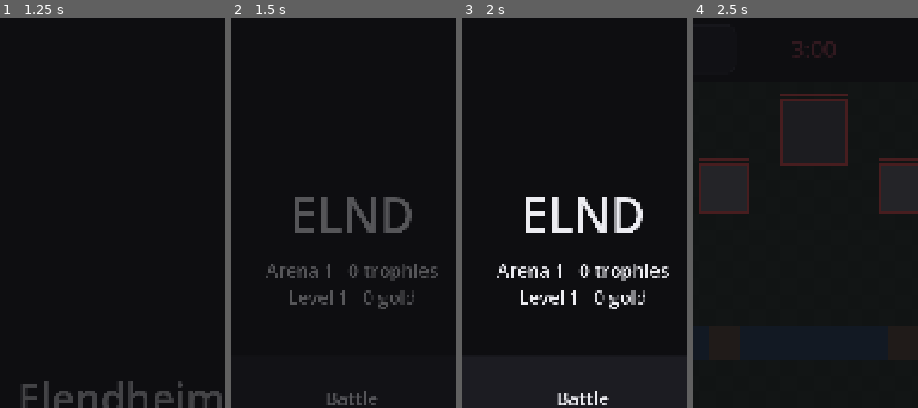
Above: before the commit, frames 1-4 (left to right).
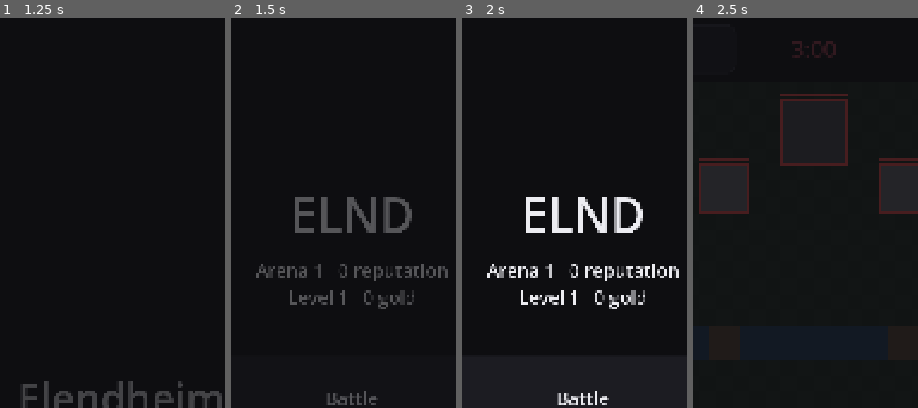
Above: after the commit, the same moments.

Repository: HenryElendheim/ELND
Game: Godot game, scene res://scenes/splash.tscn
The game is run twice, just before and just after one commit, with the same random seed, the same clock (stepped at 60 frames per second) and the same inputs.
Inputs (mouse positions are % of the whole screen's width and height, from its top left):
- Up to frame 1 (1.25 s): tap Enter at 0.5 s; move the mouse to (72, 44) at 0.52 s; click (72, 44) at 0.67 s
- Up to frame 2 (1.5 s): drag from (30, 54) to (45, 69) at 1.27 s
- Up to frame 3 (2 s): no input
- Up to frame 4 (2.5 s): click "Battle" at 2 s
The pictures show only the part of the screen within x 23-73%, y 0-50%; the shares and areas given below are measured in that part.

Frame 1 is identical in both runs. In frame 2, 1.3% of the frame differs, in the area x 11-97%, y 63-68%; in frame 3, 1.6%; in frame 4, nothing differs.

Commit message:
Rename trophies to reputation and Chain to The Chain, add card search to neutralizing
Reputation is your standing around the ELND Foundation. Older saves, backups
and balance files still holding trophies get moved over when they load, so
nobody loses progress.

Admin Mode now neutralizes cards through a search box and category buttons
(troop, building, spell, flying, ranged, rarity, class and so on), with
Neutralize shown and Restore shown for whole groups. It always leaves enough
playable cards for a hand, one of them a troop.

Builds also run for any testing-* branch now.

Diff:
--- a/data/cards.json
+++ b/data/cards.json
@@ -354,7 +354,7 @@
 		},
 		"chain": {
 			"number": 11,
-			"name": "Chain",
+			"name": "The Chain",
 			"class": "CLAM",
 			"threat": 1,
 			"unlock_arena": 1,
--- a/data/progression.json
+++ b/data/progression.json
@@ -1,5 +1,5 @@
 {
-	"trophies": {
+	"reputation": {
 		"win": 30,
 		"loss": -15,
 		"per_arena": 400
@@ -19,5 +19,5 @@
 		"copies_per_level_step": 3,
 		"starting_copies": 1
 	},
-	"road_top_trophies": 4000
+	"road_top_reputation": 4000
 }
--- a/scenes/admin.gd
+++ b/scenes/admin.gd
@@ -5,18 +5,24 @@
 const SETTINGS_SCENE := "res://scenes/settings_menu.tscn"
 const CHEST_SCENE := "res://scenes/chest.tscn"
 const CONFIRM_MS := 3000
+const KEEP_PLAYABLE := "At least %d playable cards, one of them a troop, have to stay."
 
 var _reset_asked_at := -CONFIRM_MS
+var _query := ""
+var _category := ""
+var _found := Ui.label("", "MutedLabel")
+var _results := VBoxContainer.new()
 
 
 func build() -> void:
 	add(Ui.label("Admin tools", "TitleLabel"))
+	_show_results()
 
 	_section("Give")
 	_give("1000 gold", func() -> void: Progress.add_gold(1000))
 	_give("1000 XP", func() -> void: Progress.add_xp(1000))
-	_give("100 trophies", func() -> void: Save.set_value("trophies", Progress.trophies() + 100))
-	_give("Take 100 trophies", func() -> void: Save.set_value("trophies", maxi(Progress.trophies() - 100, 0)))
+	_give("100 reputation", func() -> void: Save.set_value("reputation", Progress.reputation() + 100))
+	_give("Take 100 reputation", func() -> void: Save.set_value("reputation", maxi(Progress.reputation() - 100, 0)))
 	_give("10 wild cards", func() -> void: Save.set_value("wild_cards", Progress.wild_cards() + 10))
 	_give("1 Evolution Injection", func() -> void: Progress.add_injection())
 	_give("Every card one level up", _level_all)
@@ -27,10 +33,15 @@
 		add(Ui.button("%s chest" % String(rarity).capitalize(), func() -> void: _open(rarity)))
 
 	_section("Neutralize")
-	add(Ui.label("Neutralized cards leave every deck, the bot's included, until switched back.", "MutedLabel"))
-	var cards: Dictionary = Data.table("cards").cards
-	for id in cards:
-		add(Ui.toggle(cards[id].name, cards[id].get("neutralized", false), func(on: bool) -> void: _neutralize(id, on)))
+	add(Ui.label("Neutralized cards leave every deck, the bot's included, until switched back. Search by name or by kind, such as flying, ranged or spell, or pick a category.", "MutedLabel"))
+	add(Ui.search("Search cards", _on_search))
+	add(Ui.strip(CardSearch.CATEGORIES, _category, _on_category))
+	var bulk := HBoxContainer.new()
+	bulk.add_child(Ui.button("Neutralize shown", func() -> void: _neutralize_shown(true)))
+	bulk.add_child(Ui.button("Restore shown", func() -> void: _neutralize_shown(false)))
+	add(bulk)
+	add(_found)
+	add(_results)
 
 	_section("Balance")
 	add(Ui.button("Export balance", func() -> void: Backup.export_balance(Nav.toast)))
@@ -63,13 +74,13 @@
 		Progress.add_copies(id, maxi(Progress.copies_for_next(maxi(int(card.level), 1)) - int(card.copies), 0))
 
 
-## Unlocks every evolution and raises trophies to the arena that unlocks the last card.
+## Unlocks every evolution and raises reputation to the arena that unlocks the last card.
 func _unlock_everything() -> void:
 	var top_arena := 1
 	for id in Data.table("cards").cards:
 		top_arena = maxi(top_arena, int(Data.table("cards").cards[id].get("unlock_arena", 1)))
-	var needed := (top_arena - 1) * int(Data.table("progression").trophies.per_arena)
-	Save.set_value("trophies", maxi(Progress.trophies(), needed))
+	var needed := (top_arena - 1) * int(Data.table("progression").reputation.per_arena)
+	Save.set_value("reputation", maxi(Progress.reputation(), needed))
 	var all_evolutions := Progress.evolvable_cards()
 	Save.set_value("evolutions", all_evolutions)
 
@@ -83,11 +94,74 @@
 	Nav.go(CHEST_SCENE)
 
 
-func _neutralize(id: String, on: bool) -> void:
-	if on:
-		Data.set_override("cards", ["cards", id, "neutralized"], true)
-	else:
+func _on_search(text: String) -> void:
+	_query = text
+	_show_results()
+
+
+func _on_category(tag: String) -> void:
+	_category = tag
+	_show_results()
+
+
+## Lists every card that fits the search, each with its tags and its own switch.
+func _show_results() -> void:
+	for child in _results.get_children():
+		child.queue_free()
+	var ids := CardSearch.find(_query, _category)
+	var off := ids.filter(func(id: String) -> bool: return _is_neutralized(id)).size()
+	_found.text = "Showing %d of %d cards, %d of them neutralized." % [ids.size(), Data.table("cards").cards.size(), off]
+	for id in ids:
+		var text := "%s\n%s" % [Data.table("cards").cards[id].name, CardSearch.describe(id)]
+		_results.add_child(Ui.toggle(text, _is_neutralized(id), func(on: bool) -> void: _switch(id, on)))
+
+
+func _switch(id: String, on: bool) -> void:
+	if not _neutralize(id, on):
+		Nav.toast(KEEP_PLAYABLE % _min_playable())
+	_show_results()
+
+
+func _neutralize_shown(on: bool) -> void:
+	var count := 0
+	var refused := false
+	for id in CardSearch.find(_query, _category):
+		if _is_neutralized(id) == on:
+			continue
+		if _neutralize(id, on):
+			count += 1
+		else:
+			refused = true
+	var done := "%s %d cards." % ["Neutralized" if on else "Restored", count]
+	if refused:
+		done += " " + KEEP_PLAYABLE % _min_playable()
+	Nav.toast(done)
+	_show_results()
+
+
+static func _is_neutralized(id: String) -> bool:
+	return bool(Data.table("cards").cards[id].get("neutralized", false))
+
+
+## A hand needs this many cards, so battles always have something to play.
+static func _min_playable() -> int:
+	return int(Data.table("battle").deck.hand)
+
+
+## Switches one card and returns true, unless taking it out would leave too few playable cards or no troops,
+## which would leave battles and Defense waves with nothing to use.
+static func _neutralize(id: String, on: bool) -> bool:
+	if not on:
 		Data.reset_override("cards", ["cards", id, "neutralized"])
+		return true
+	var rest := BattleSim.available_cards()
+	rest.erase(id)
+	var cards: Dictionary = Data.table("cards").cards
+	var has_troop := rest.any(func(other: String) -> bool: return cards[other].type == "troop")
+	if rest.size() < _min_playable() or not has_troop:
+		return false
+	Data.set_override("cards", ["cards", id, "neutralized"], true)
+	return true
 
 
 func _reset_balance() -> void:
--- a/scenes/battle.gd
+++ b/scenes/battle.gd
@@ -280,7 +280,7 @@
 
 
 ## Back during a match pauses it and asks first. A match that is left counts as cancelled: no win, no loss,
-## no trophies and no chest. Once the match is over, Back simply goes to the menu.
+## no reputation and no chest. Once the match is over, Back simply goes to the menu.
 func go_back() -> bool:
 	if sim.result != "" or _leaving:
 		Nav.go(MENU_SCENE)
--- a/scenes/home.gd
+++ b/scenes/home.gd
@@ -10,7 +10,7 @@
 	content.alignment = BoxContainer.ALIGNMENT_CENTER
 	var title: Label = add(Ui.label("ELND", "TitleLabel"))
 	title.horizontal_alignment = HORIZONTAL_ALIGNMENT_CENTER
-	var stats: Label = add(Ui.label("Arena %d   %d trophies\nLevel %d   %d gold" % [Progress.arena(), Progress.trophies(), Progress.player_level(), Progress.gold()]))
+	var stats: Label = add(Ui.label("Arena %d   %d reputation\nLevel %d   %d gold" % [Progress.arena(), Progress.reputation(), Progress.player_level(), Progress.gold()]))
 	stats.horizontal_alignment = HORIZONTAL_ALIGNMENT_CENTER
 	add(Ui.spacer(60))
 	var battle: Button = add(Ui.button("Battle", func() -> void: Nav.go(BATTLE_SCENE, {"mode": "battle"})))
--- a/scenes/stats.gd
+++ b/scenes/stats.gd
@@ -42,7 +42,7 @@
 	grid.add_child(_counting_tile(all_games, "%d", "Games"))
 	grid.add_child(_counting_tile(_rate(s), "%d%%", "Win rate"))
 	grid.add_child(_counting_tile(float(s.get("best_streak", 0)), "%d", "Best win streak"))
-	grid.add_child(_counting_tile(float(s.get("highest_trophies", Progress.trophies())), "%d", "Highest trophies"))
+	grid.add_child(_counting_tile(float(s.get("highest_reputation", Progress.reputation())), "%d", "Highest reputation"))
 	grid.add_child(_counting_tile(float(s.get("three_cores", 0)), "%d", "Three core wins"))
 	grid.add_child(_counting_tile(float(s.get("best_wave", 0)), "%d", "Best Defense wave"))
 
@@ -102,7 +102,7 @@
 	rows = _section("Records")
 	_row(rows, "Best win streak", str(int(s.get("best_streak", 0))))
 	_row(rows, "Current streak", str(int(s.get("streak", 0))))
-	_row(rows, "Highest trophies", str(int(s.get("highest_trophies", Progress.trophies()))))
+	_row(rows, "Highest reputation", str(int(s.get("highest_reputation", Progress.reputation()))))
 	_row(rows, "Three core wins", str(int(s.get("three_cores", 0))))
 	_row(rows, "Best Defense wave", str(int(s.get("best_wave", 0))))
 	_row(rows, "Time played", _play_time(s))
--- a/scripts/autoload/data_store.gd
+++ b/scripts/autoload/data_store.gd
@@ -15,7 +15,7 @@
 func _ready() -> void:
 	for file in FILES:
 		_defaults[file] = JsonFile.read("res://data/%s.json" % file, {})
-	overrides = JsonFile.read(OVERRIDES_PATH, {})
+	overrides = _upgrade(JsonFile.read(OVERRIDES_PATH, {}))
 	_rebuild()
 
 
@@ -54,8 +54,17 @@
 
 ## Replaces every override at once, which is what importing a backup does.
 func replace_overrides(new_overrides: Dictionary) -> void:
-	overrides = new_overrides
+	overrides = _upgrade(new_overrides)
 	_store()
+
+
+## Balance edits saved before trophies were renamed to reputation are moved to the new names.
+static func _upgrade(loaded: Dictionary) -> Dictionary:
+	var progression: Variant = loaded.get("progression")
+	if progression is Dictionary:
+		JsonFile.rename_key(progression, "trophies", "reputation")
+		JsonFile.rename_key(progression, "road_top_trophies", "road_top_reputation")
+	return loaded
 
 
 func _store() -> void:
--- a/scripts/autoload/save_game.gd
+++ b/scripts/autoload/save_game.gd
@@ -1,7 +1,15 @@
 extends StoredDict
-## The player's progress. It only holds a format number for now, and later milestones add cards, gold, trophies and stats.
+## The player's progress. It only holds a format number for now, and later milestones add cards, gold, reputation and stats.
 
 
 func _init() -> void:
 	path = "user://save.json"
 	defaults = {"format": 1}
+
+
+## Trophies were renamed to reputation, so older saves and backups get their numbers moved across.
+func upgrade(loaded: Dictionary) -> Dictionary:
+	JsonFile.rename_key(loaded, "trophies", "reputation")
+	if loaded.get("stats") is Dictionary:
+		JsonFile.rename_key(loaded.stats, "highest_trophies", "highest_reputation")
+	return loaded
--- a/scripts/battle/abilities/link.gd
+++ b/scripts/battle/abilities/link.gd
@@ -1,5 +1,5 @@
 extends Ability
-## Chain links up to a few enemy troops in the target area. For a while, damage dealt to any one of them
+## The Chain links up to a few enemy troops in the target area. For a while, damage dealt to any one of them
 ## is dealt in full to every other linked troop as well.
 
 
--- a/scripts/battle/battle_sim.gd
+++ b/scripts/battle/battle_sim.gd
@@ -47,7 +47,7 @@
 
 
 ## Switches the match to real levels from the player's progress: the player's own card levels and tower level,
-## and the bot's level from how far along the trophy road the player is.
+## and the bot's level from how far along the reputation road the player is.
 func use_progress() -> void:
 	for id in available_cards():
 		player_levels[id] = Progress.battle_level(id)
@@ -542,7 +542,7 @@
 
 ## Every bit of damage goes through here, which means abilities, shields and damage taken changes always apply.
 ## Small damage over time passes flash as false, so the white hit flash is kept for real hits.
-## A victim linked by Chain passes the same damage on to every other troop in its link.
+## A victim linked by The Chain passes the same damage on to every other troop in its link.
 func deal_damage(attacker: Unit, victim: Unit, amount: float, flash := true, shared := false) -> void:
 	if not victim.alive():
 		return
--- a/scripts/battle/unit.gd
+++ b/scripts/battle/unit.gd
@@ -53,7 +53,7 @@
 ## How long the unit stays dazed once its carrier is gone.
 var release_daze := 0.0
 var stun_left := 0.0
-## Units hit by the same Chain share a link group, and damage to one is copied to the others until link_until.
+## Units hit by the same casting of The Chain share a link group, and damage to one is copied to the others until link_until.
 var link_group := 0
 var link_until := -INF
 ## Extra health on top of the normal health bar that is used up first, such as Kardemosh's stolen skin.
--- a/scripts/progress.gd
+++ b/scripts/progress.gd
@@ -1,5 +1,5 @@
 class_name Progress
-## Everything about the player's progress: trophies, arenas, player level, card levels, wild cards and chests.
+## Everything about the player's progress: reputation, arenas, player level, card levels, wild cards and chests.
 ## It all lives in the save game, and every number comes from progression.json, chests.json and economy.json.
 
 
@@ -7,13 +7,13 @@
 	return Data.table(name)
 
 
-static func trophies() -> int:
-	return int(_read("trophies", 0))
-
-
-## Arena 1 starts at zero trophies, and a new arena opens every few hundred trophies.
+static func reputation() -> int:
+	return int(_read("reputation", 0))
+
+
+## Arena 1 starts at zero reputation, and a new arena opens every few hundred reputation.
 static func arena() -> int:
-	return 1 + trophies() / int(_table("progression").trophies.per_arena)
+	return 1 + reputation() / int(_table("progression").reputation.per_arena)
 
 
 static func player_level() -> int:
@@ -72,7 +72,7 @@
 	return 1 if Settings.get_value("pure_balance") else maxi(int(card(id).level), 1)
 
 
-## The bot's cards scale with how far along the trophy road the player is, and match the player at the top.
+## The bot's cards scale with how far along the reputation road the player is, and match the player at the top.
 static func bot_level() -> int:
 	if Settings.get_value("pure_balance"):
 		return 1
@@ -81,7 +81,7 @@
 	for id in cards:
 		total += maxi(int(card(id).level), 1)
 	var average := float(total) / maxf(cards.size(), 1)
-	var share := clampf(float(trophies()) / float(_table("progression").road_top_trophies), 0.0, 1.0)
+	var share := clampf(float(reputation()) / float(_table("progression").road_top_reputation), 0.0, 1.0)
 	return maxi(roundi(lerpf(1.0, average, share)), 1)
 
 
@@ -95,21 +95,21 @@
 	return true
 
 
-## Records a finished Defense run: no trophies, a chest that gets better the further the run got, and the best wave.
+## Records a finished Defense run: no reputation, a chest that gets better the further the run got, and the best wave.
 static func record_defense(reached: int) -> void:
 	_write("games", int(_read("games", 0)) + 1)
 	queue_chest(Waves.chest_for(reached))
 	Stats.record_wave(reached)
 
 
-## Records a finished match. A win gives trophies, XP and gold, and a loss takes trophies away.
-## Pure Balance gives the chest but no trophies, which keeps the trophy road meaningful. Every match ends with a chest.
+## Records a finished match. A win gives reputation, XP and gold, and a loss takes reputation away.
+## Pure Balance gives the chest but no reputation, which keeps the reputation road meaningful. Every match ends with a chest.
 static func record_match(result: String) -> void:
 	var progression: Dictionary = _table("progression")
 	var won := result == "player"
 	if not Settings.get_value("pure_balance") and result != "draw":
-		var change := int(progression.trophies.win) if won else int(progression.trophies.loss)
-		_write("trophies", maxi(trophies() + change, 0))
+		var change := int(progression.reputation.win) if won else int(progression.reputation.loss)
+		_write("reputation", maxi(reputation() + change, 0))
 	if won:
 		add_xp(int(progression.xp.per_win))
 		add_gold(int(_table("economy").gold.per_win))
--- a/scripts/stats.gd
+++ b/scripts/stats.gd
@@ -1,5 +1,5 @@
 class_name Stats
-## Keeps the player's statistics in the save game: results per mode and per difficulty, trophies, streaks,
+## Keeps the player's statistics in the save game: results per mode and per difficulty, reputation, streaks,
 ## the cards that get played and how often they win, decks, chests, play time and the best Defense wave.
 
 
@@ -36,7 +36,7 @@
 			bump(stats, ["three_cores"])
 	else:
 		stats.streak = 0.0
-	stats.highest_trophies = maxf(float(stats.get("highest_trophies", 0)), float(Progress.trophies()))
+	stats.highest_reputation = maxf(float(stats.get("highest_reputation", 0)), float(Progress.reputation()))
 	var counted := {}
 	for id in played:
 		bump(stats, ["card_plays", id])
--- /dev/null
+++ b/scripts/ui/card_search.gd
@@ -0,0 +1,78 @@
+class_name CardSearch
+## Finds cards by name or by what kind of card they are, such as flying, ranged, spell or legendary.
+## Every card gets a list of plain tags worked out from its data, which means new cards are searchable without extra setup.
+
+## The categories offered as quick filters, as pairs of a tag and the text shown. An empty tag means every card.
+const CATEGORIES := [
+	["", "All"], ["troop", "Troop"], ["building", "Building"], ["spell", "Spell"],
+	["ground", "Ground"], ["flying", "Flying"], ["melee", "Melee"], ["ranged", "Ranged"],
+	["hits air", "Hits air"], ["swarm", "Swarm"], ["no attack", "No attack"],
+	["common", "Common"], ["rare", "Rare"], ["epic", "Epic"], ["legendary", "Legendary"],
+	["clam", "CLAM"], ["rekna", "REKNA"], ["rinner", "RINNER"], ["heimer", "HEIMER"],
+	["neutralized", "Neutralized"],
+]
+
+
+## The tags for one card, in the order they read best: kind, movement, attack, reach, rarity and class.
+static func tags(id: String) -> Array:
+	var card: Dictionary = Data.table("cards").cards[id]
+	var result := [String(card.type)]
+	if card.type == "troop":
+		result.append(String(card.get("movement", "ground")))
+		var attack := String(card.get("attack", "melee"))
+		result.append("no attack" if attack == "none" else attack)
+		if card.get("targets") == "air_ground":
+			result.append("hits air")
+		if int(card.get("count", 1)) > 1:
+			result.append("swarm")
+	result.append(Progress.card_rarity(id))
+	result.append(String(card["class"]).to_lower())
+	if card.get("neutralized", false):
+		result.append("neutralized")
+	return result
+
+
+## The tags as a short line to show under a card's name, for example "Troop, ground, melee, epic, RINNER".
+static func describe(id: String) -> String:
+	var shown := []
+	for tag in tags(id):
+		var upper := String(tag).to_upper()
+		shown.append(upper if Data.table("cards").classes.has(upper) else tag)
+	var line := ", ".join(shown)
+	return line.left(1).to_upper() + line.substr(1)
+
+
+## True when the card fits the picked category and every word typed matches either its name or the start of a word in one of its tags.
+## So "fly" finds the flying cards, "air" finds the ones that hit air, "hobb" finds The Hobb, and "ranged troop" needs both.
+static func matches(id: String, query: String, category: String) -> bool:
+	var card_tags := tags(id)
+	if category != "" and not card_tags.has(category):
+		return false
+	var card_name := String(Data.table("cards").cards[id].name).to_lower()
+	for word in query.to_lower().split(" ", false):
+		if not (word in card_name or _tag_has_word(card_tags, word)):
+			return false
+	return true
+
+
+static func _tag_has_word(card_tags: Array, word: String) -> bool:
+	for tag in card_tags:
+		if (" " + String(tag)).contains(" " + word):
+			return true
+	return false
+
+
+## Every card id that matches, in card number order.
+static func find(query: String, category: String) -> Array:
+	var cards: Dictionary = Data.table("cards").cards
+	var ids := []
+	for id in cards:
+		if matches(id, query, category):
+			ids.append(id)
+	ids.sort_custom(func(a: String, b: String) -> bool: return _by_number(a, b))
+	return ids
+
+
+static func _by_number(a: String, b: String) -> bool:
+	var cards: Dictionary = Data.table("cards").cards
+	return int(cards[a].number) < int(cards[b].number)
--- a/scripts/ui/ui.gd
+++ b/scripts/ui/ui.gd
@@ -107,6 +107,17 @@
 	return _row(text, field)
 
 
+## A text box for searching. The callback gets the text after every change, and a clear button empties it in one tap.
+static func search(hint: String, on_change: Callable) -> LineEdit:
+	var field := LineEdit.new()
+	field.placeholder_text = hint
+	field.clear_button_enabled = true
+	field.size_flags_horizontal = Control.SIZE_EXPAND_FILL
+	field.text_changed.connect(on_change)
+	field.text_submitted.connect(func(_entered: String) -> void: field.release_focus())
+	return field
+
+
 static func spacer(height: float) -> Control:
 	var node := Control.new()
 	node.custom_minimum_size.y = height
--- a/scripts/util/json_file.gd
+++ b/scripts/util/json_file.gd
@@ -31,3 +31,11 @@
 
 static func write(path: String, data: Variant) -> bool:
 	return write_text(path, JSON.stringify(data, "\t"))
+
+
+## Moves a value to a new key when only the old key is there. Saved files from before a rename are upgraded this way,
+## which means nobody loses progress or balance edits when something gets a new name.
+static func rename_key(data: Dictionary, old_key: String, new_key: String) -> void:
+	if data.has(old_key) and not data.has(new_key):
+		data[new_key] = data[old_key]
+	data.erase(old_key)
--- a/scripts/util/stored_dict.gd
+++ b/scripts/util/stored_dict.gd
@@ -13,7 +13,7 @@
 
 
 func _ready() -> void:
-	values = defaults.merged(JsonFile.read(path, {}), true)
+	values = defaults.merged(upgrade(JsonFile.read(path, {})), true)
 	_on_values_changed()
 
 
@@ -28,7 +28,7 @@
 
 ## Swaps everything at once, which is what importing a backup does.
 func replace_all(new_values: Dictionary) -> void:
-	values = defaults.merged(new_values, true)
+	values = defaults.merged(upgrade(new_values), true)
 	_commit()
 
 
@@ -38,6 +38,11 @@
 	changed.emit()
 
 
+## Children override this to bring files saved by older versions up to date before they are used.
+func upgrade(loaded: Dictionary) -> Dictionary:
+	return loaded
+
+
 ## Children override this when they need to react, for example by rebuilding the theme.
 func _on_values_changed() -> void:
 	pass
--- a/tests/smoke.gd
+++ b/tests/smoke.gd
@@ -19,6 +19,7 @@
 		print("Broken file: buying a chest with enough gold failed")
 		broken += 1
 	broken += _check_placement()
+	broken += _check_card_search()
 	# Every card's details open and close cleanly, which checks the info and codex text for every card.
 	for id in Data.table("cards").cards:
 		var detail := CardDetail.new(id, [["Nothing", func() -> void: pass]])
@@ -133,17 +134,17 @@
 	return broken
 
 
-## Plays out a win and opens the chest, then checks trophies went up, cards arrived, and level ups paid out.
+## Plays out a win and opens the chest, then checks reputation went up, cards arrived, and level ups paid out.
 func _check_progress() -> int:
-	var before := Progress.trophies()
+	var before := Progress.reputation()
 	Progress.record_match("player")
 	var opened := Progress.open_next_chest()
 	var got := 0
 	for drop in opened.get("cards", []):
 		got += int(drop.get("count", 0))
 	Progress.add_copies("hobb", 40)
-	var ok := Progress.trophies() > before and got > 0 and int(Progress.card("hobb").level) > 1
-	print("Progress: %d trophies, %d cards from a %s chest, Hobb level %d" % [Progress.trophies(), got, opened.get("rarity", "?"), Progress.card("hobb").level])
+	var ok := Progress.reputation() > before and got > 0 and int(Progress.card("hobb").level) > 1
+	print("Progress: %d reputation, %d cards from a %s chest, Hobb level %d" % [Progress.reputation(), got, opened.get("rarity", "?"), Progress.card("hobb").level])
 	Save.replace_all({})
 	if not ok:
 		print("Broken file: progression did not pay out")
@@ -210,6 +211,33 @@
 
 ## Checks the placement rules: spots snap to tile centres, tower tiles are blocked, the enemy half is blocked,
 ## and destroying a main tower takes the side towers with it for three cores.
+## The Admin Mode card search finds cards by name, by tag, and by a picked category.
+func _check_card_search() -> int:
+	var cases := [
+		[CardSearch.find("", "flying"), ["creeler"]],
+		[CardSearch.find("the chain", "spell"), ["chain"]],
+		[CardSearch.find("ranged troop", ""), ["spacefarer"]],
+		[CardSearch.find("air", ""), ["spacefarer"]],
+		[CardSearch.find("legendary", "spell"), ["spiker"]],
+	]
+	for entry in cases:
+		if entry[0] != entry[1]:
+			print("Broken file: card search found %s instead of %s" % [entry[0], entry[1]])
+			return 1
+	# Neutralizing every card at once has to stop while enough playable cards are left for a hand.
+	var admin: Node = load("res://scenes/admin.tscn").instantiate()
+	add_child(admin)
+	admin.call("_neutralize_shown", true)
+	var left := BattleSim.available_cards().size()
+	admin.call("_neutralize_shown", false)
+	admin.queue_free()
+	if left < int(Data.table("battle").deck.hand) or BattleSim.available_cards().size() <= left:
+		print("Broken file: neutralizing everything left %d playable cards" % left)
+		return 1
+	print("Card search passed")
+	return 0
+
+
 func _check_placement() -> int:
 	var broken := 0
 	var sim := BattleSim.new()
Not shown, changed: docs/design-doc.md
Not shown, changed: docs/project-notes.md
